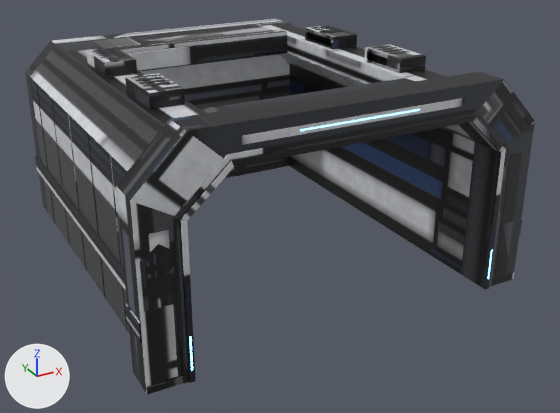
What one commit did to the glTF model models/機庫/整備庫_42_戰艦庫_殼.glb.
Rendered twice from a 50 mm lens placed at (-42.5, -78.6, 47.7), pointed at (2.3, 2.8, 7.0). The axes (+X, +Y, +Z) are drawn at lower left. The lights are the same throughout. The picture after the commit comes second. Vertices at exactly the same position are counted once.

Names of what the first picture shows: 'Hall_shell_bay_Mesh'.
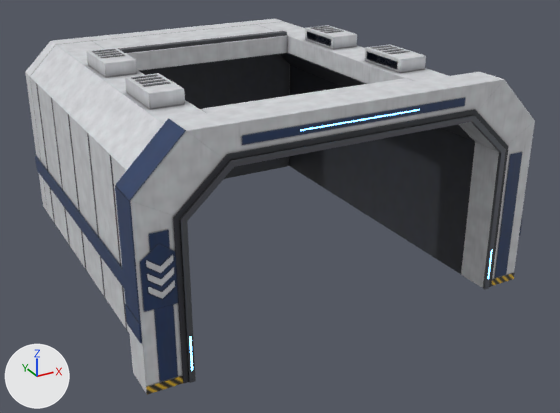
Pixel boxes [x1, y1, x2, y2] of what changed, in the pictures (560 x 413 px):
part 1 of me_hall_shell_bay_mesh, built on
    before: [126, 98, 462, 339]
    after: [115, 98, 462, 339]
part 2 of me_hall_shell_bay_mesh, surface changed
    both: [25, 19, 535, 395]

Diff of the bpy script that builds the scene:
```diff
--- a/models/機庫/整備庫_42_戰艦庫_殼.glb.py
+++ b/models/機庫/整備庫_42_戰艦庫_殼.glb.py
@@ me_hall_shell_bay_mesh @@
 # used by ob_hall_shell_bay_mesh; location = (0.0, 0.0, 0.0)
-me_hall_shell_bay_mesh.from_pydata(...)  # 1906 vertices, 3668 faces; spans x -24.2..24.2, y -18.4..33.2, z 0.6..27.0
+me_hall_shell_bay_mesh.from_pydata(...)  # 1944 vertices, 3756 faces; spans x -24.2..24.2, y -18.4..33.2, z 0.6..27.0
+# me_hall_shell_bay_mesh part 1
+# 88 faces are deleted
+# 38 vertices are added at x -24.1..-18.5, y -18.0..-14.0, z 8.7..26.7
+# 176 new faces join them, mat_m_hall_shell_bay
+# me_hall_shell_bay_mesh part 2: 3576 kept faces spanning x -24.2..24.2, y -18.4..33.2, z 0.6..27.0 get new texture (UV) coordinates
 me_hall_shell_bay_mesh.materials.append(mat_m_hall_shell_bay)
```
